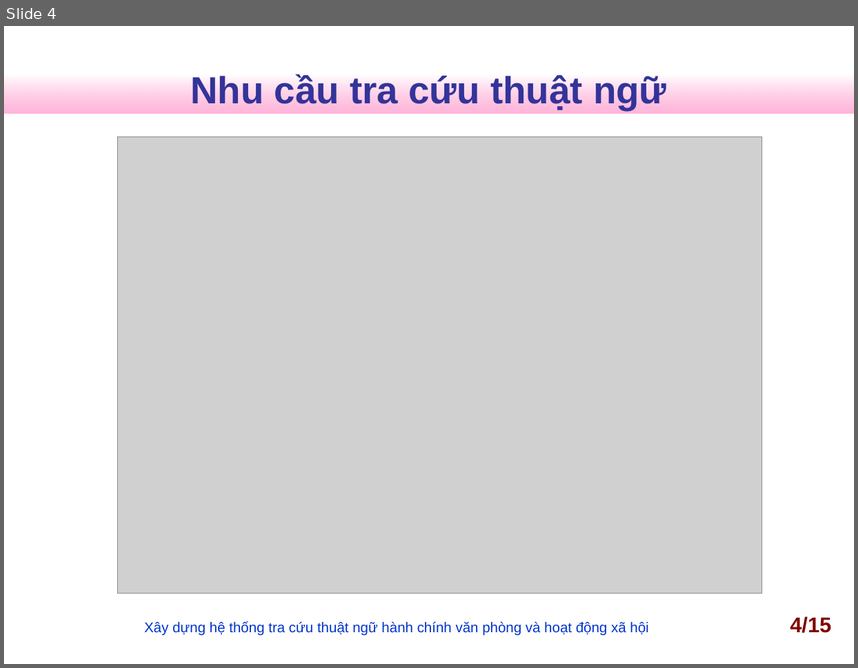
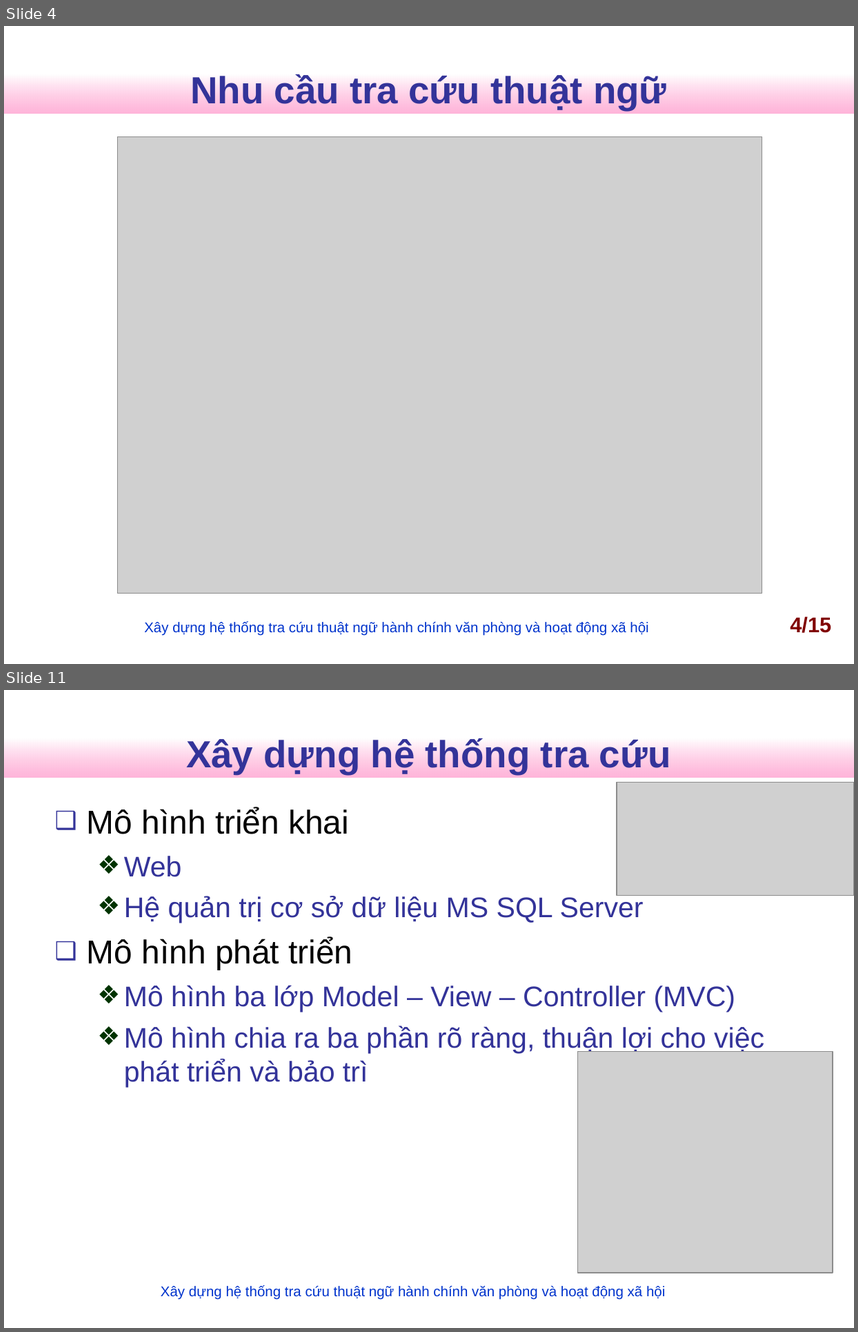
Before and after one commit to nguyentk90/tra-cuu-thuat-ngu-hanh-chinh, a slide deck: Documents/slideN2013.ppt. Shown one above the other, each under a label of ours: slide 4 before the commit, slides 4 and 11 after it; the slides between them are not shown. The pictures are 858x668 and 858x1332 pixels, drawn with LibreOffice and Linux fonts; fonts in the diff are those of the drawing; grey boxes stand for pictures; background and template pictures are left out. Boxes give left, top, right and bottom in pixels: in the first picture for what was removed or moved away, otherwise in the second. Text is boxed around its words. In the diff, an @@ line names an element or a change of style, - is before the commit and + after.

```diff
--- a/Documents/slideN2013.ppt
+++ b/Documents/slideN2013.ppt
@@ slide 11 added at <box>4,690,854,1328</box>, background #FFFFFF; not listed: 1 template element that a slide beside it also shows @@
@@ title added at <box>186,738,671,774</box>, 32 pt, text #333399, bold @@
+Xây dựng hệ thống tra cứu
@@ picture added at <box>617,782,854,895</box> @@
@@ text added at <box>87,807,764,1087</box>, 24 pt, text #333399 @@
+❑ Mô hình triển khai
+  ❖ Web
+  ❖ Hệ quản trị cơ sở dữ liệu MS SQL Server
+❑ Mô hình phát triển
+  ❖ Mô hình ba lớp Model – View – Controller (MVC)
+  ❖ Mô hình chia ra ba phần rõ ràng, thuận lợi cho việc phát triển và bảo trì
@@ picture added at <box>578,1052,833,1272</box> @@
@@ text added at <box>161,1285,665,1299</box>, 12 pt, text #0033CC @@
+Xây dựng hệ thống tra cứu thuật ngữ hành chính văn phòng và hoạt động xã hội
```
Also in this commit, not shown: 10 slides changed, 4 other slides added, 1 slide removed, 2 other files.
